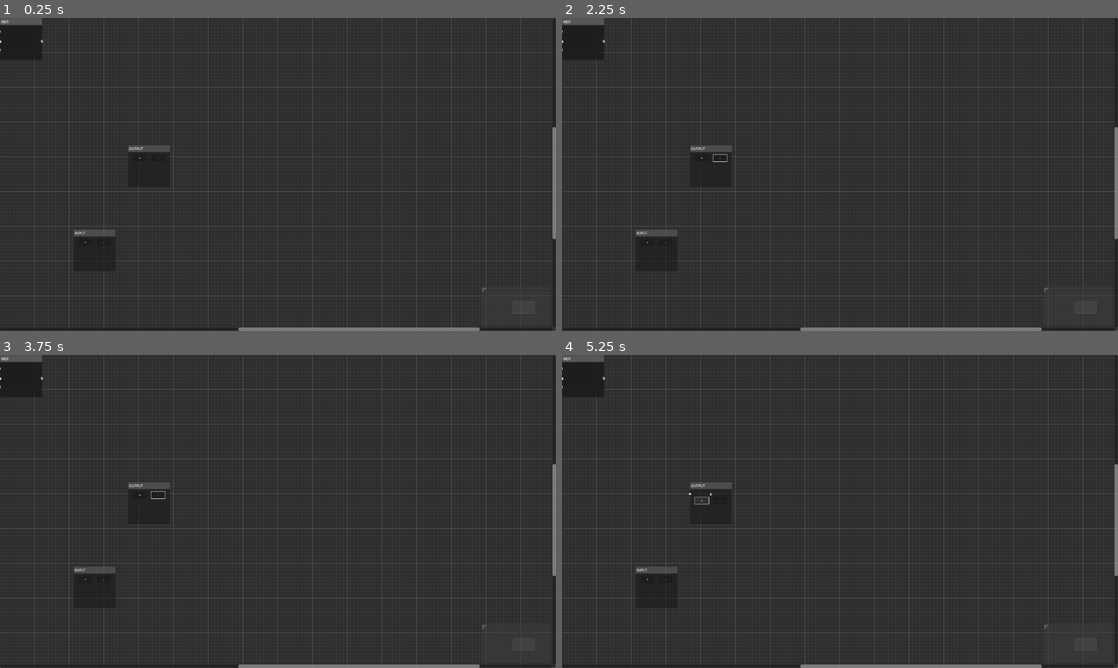
Above: before the commit, frames 1-4 (two rows, left to right).
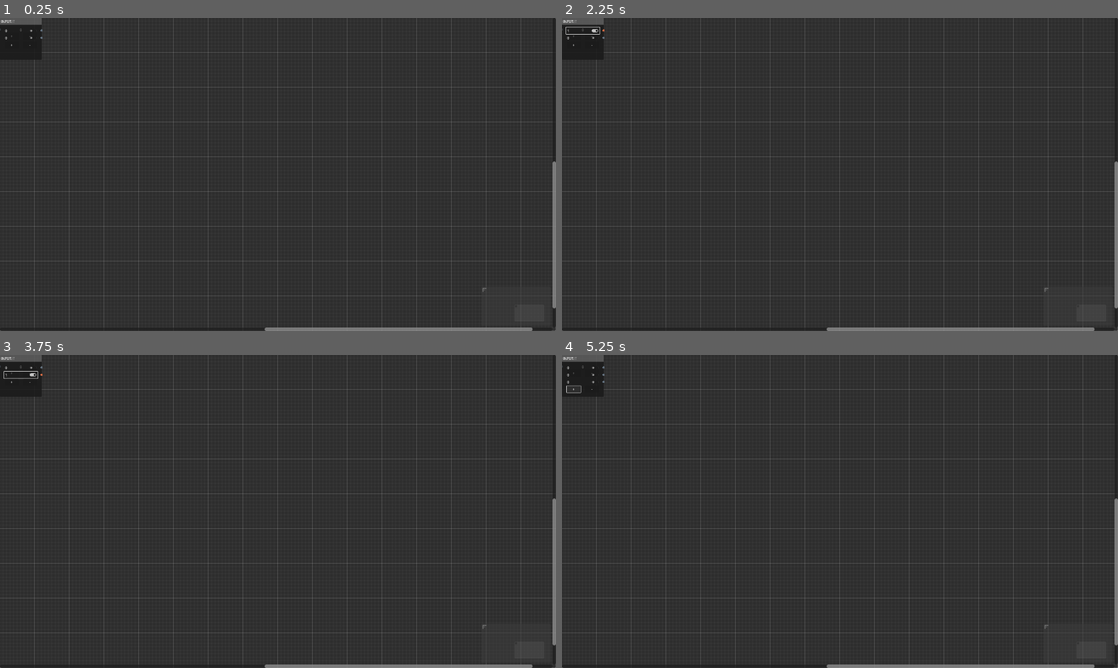
Above: after the commit, the same moments.

Repository: FanuelAnte/Circuitry-2.0
Game: Godot game, scene res://Scenes/main_game.tscn
Same seed, same stepped clock (60 frames per second), same inputs: the game is played once before the commit and once after it.
Inputs (mouse positions are in pixels of both pictures, inside the frame that each line leads up to):
- Up to frame 1 (0.25 s): no input
- Up to frame 2 (2.25 s): click "+" at 0.5 s; click "-" at 1.25 s; click (584, 30) at 2 s, where only the run after the commit has a clickable "0"
- Up to frame 3 (3.75 s): click (22, 367) at 2.75 s, where only the run after the commit has a clickable "1"; click (22, 373) at 3.5 s, where only the run after the commit has a clickable "0"
- Up to frame 4 (5.25 s): click (584, 373) at 4.25 s, where only the run after the commit has a clickable "1"; click "+" at 5 s

The runs differ from the first frame. In frame 1, 0.8% of the frame differs, in the area x 0-100%, y 0-100%; in frame 2, 0.8%; in frame 3, 0.8%; in frame 4, 0.8%.

Commit message:
Fixed Menu Behavior.

Diff:
--- a/Scenes/Components/and.tscn
+++ b/Scenes/Components/and.tscn
@@ -3,8 +3,8 @@
 [ext_resource type="Script" path="res://Scripts/and.gd" id="1_8h73s"]
 
 [node name="And" type="GraphNode"]
-offset_right = 192.0
-offset_bottom = 192.0
+offset_right = 128.0
+offset_bottom = 128.0
 title = "AND"
 slot/0/left_enabled = true
 slot/0/left_type = 0
@@ -36,13 +36,13 @@
 script = ExtResource("1_8h73s")
 
 [node name="Input1" type="Control" parent="."]
-custom_minimum_size = Vector2(0, 40)
+custom_minimum_size = Vector2(0, 22)
 layout_mode = 2
 
 [node name="Output1" type="Control" parent="."]
-custom_minimum_size = Vector2(0, 40)
+custom_minimum_size = Vector2(0, 22)
 layout_mode = 2
 
 [node name="Input2" type="Control" parent="."]
-custom_minimum_size = Vector2(0, 40)
+custom_minimum_size = Vector2(0, 22)
 layout_mode = 2
--- a/Scenes/Components/graph.tscn
+++ b/Scenes/Components/graph.tscn
@@ -1,10 +1,8 @@
-[gd_scene load_steps=6 format=3 uid="uid://pylk14ft6ib7"]
+[gd_scene load_steps=4 format=3 uid="uid://pylk14ft6ib7"]
 
 [ext_resource type="Script" path="res://Scripts/graph.gd" id="1_3p3g6"]
 [ext_resource type="PackedScene" uid="uid://tl0yee7hyi18" path="res://Scenes/Components/output.tscn" id="2_c4ouw"]
 [ext_resource type="PackedScene" uid="uid://c7epflmpri2g1" path="res://Scenes/Components/input.tscn" id="3_wj1p6"]
-[ext_resource type="PackedScene" uid="uid://t36tiamcutrm" path="res://Scenes/Components/not.tscn" id="4_6lx4f"]
-[ext_resource type="PackedScene" uid="uid://bcxasvyg8ltm4" path="res://Scenes/Components/and.tscn" id="4_cfb02"]
 
 [node name="Graph" type="GraphEdit"]
 anchors_preset = 15
@@ -29,38 +27,13 @@
 
 [node name="Output" parent="." instance=ExtResource("2_c4ouw")]
 layout_mode = 2
-offset_left = 294.5
-offset_top = 293.0
-offset_right = 486.5
-offset_bottom = 485.0
 scale = Vector2(0.5, 0.5)
 mouse_filter = 1
-position_offset = Vector2(589, 586)
 
 [node name="Input" parent="." instance=ExtResource("3_wj1p6")]
-layout_mode = 0
-offset_left = 169.5
-offset_top = 487.0
-offset_right = 361.5
-offset_bottom = 679.0
-scale = Vector2(0.5, 0.5)
-mouse_filter = 1
-position_offset = Vector2(339, 974)
-
-[node name="And" parent="." instance=ExtResource("4_cfb02")]
 layout_mode = 0
 scale = Vector2(0.5, 0.5)
 mouse_filter = 1
 
-[node name="Not" parent="." instance=ExtResource("4_6lx4f")]
-layout_mode = 2
-offset_left = 0.5
-offset_top = 0.5
-offset_right = 192.5
-offset_bottom = 192.5
-scale = Vector2(0.5, 0.5)
-mouse_filter = 1
-position_offset = Vector2(1, 1)
-
 [connection signal="connection_request" from="." to="." method="_on_connection_request"]
 [connection signal="disconnection_request" from="." to="." method="_on_disconnection_request"]
--- a/Scenes/Components/not.tscn
+++ b/Scenes/Components/not.tscn
@@ -3,8 +3,8 @@
 [ext_resource type="Script" path="res://Scripts/not.gd" id="1_8e0vh"]
 
 [node name="Not" type="GraphNode"]
-offset_right = 192.0
-offset_bottom = 192.0
+offset_right = 128.0
+offset_bottom = 128.0
 title = "NOT"
 slot/0/left_enabled = true
 slot/0/left_type = 0
@@ -18,5 +18,5 @@
 script = ExtResource("1_8e0vh")
 
 [node name="Output1" type="Control" parent="."]
-custom_minimum_size = Vector2(0, 128)
+custom_minimum_size = Vector2(0, 66)
 layout_mode = 2
--- a/Scenes/floating_menu.tscn
+++ b/Scenes/floating_menu.tscn
@@ -28,7 +28,7 @@
 
 [node name="GatesLabel" type="Label" parent="VBox"]
 layout_mode = 2
-text = "GATES"
+text = "Gates"
 horizontal_alignment = 1
 
 [node name="HBox" type="HBoxContainer" parent="VBox"]
@@ -37,11 +37,16 @@
 alignment = 1
 
 [node name="ANDBtn" type="Button" parent="VBox/HBox"]
+custom_minimum_size = Vector2(50, 0)
+layout_mode = 2
+text = "And"
+
+[node name="NOTBtn" type="Button" parent="VBox/HBox"]
 custom_minimum_size = Vector2(60, 0)
 layout_mode = 2
-text = "AND"
+text = "Not"
 
-[node name="NOBtn" type="Button" parent="VBox/HBox"]
-custom_minimum_size = Vector2(60, 0)
-layout_mode = 2
-text = "NOT"
+[connection signal="button_down" from="VBox/HBox/ANDBtn" to="." method="_on_and_btn_button_down"]
+[connection signal="button_up" from="VBox/HBox/ANDBtn" to="." method="_on_and_btn_button_up"]
+[connection signal="button_down" from="VBox/HBox/NOTBtn" to="." method="_on_not_btn_button_down"]
+[connection signal="button_up" from="VBox/HBox/NOTBtn" to="." method="_on_not_btn_button_up"]
--- a/Scripts/and.gd
+++ b/Scripts/and.gd
@@ -2,12 +2,20 @@
 
 var input_values: Array = [0, 0]
 var output_values: Array = [0]
+
+var is_being_dragged: bool = true
+
+var graph_edit: GraphEdit
 
 func _ready() -> void:
 	pass
 
 func _process(delta: float) -> void:
 	execute()
+	if is_being_dragged:
+		self.position_offset = (get_viewport().get_mouse_position() + graph_edit.scroll_offset) / graph_edit.zoom
+
+
 	for i in range(output_values.size()):
 		if output_values[i] == 1:
 			set_slot_color_right(1, Color(Globals.line_colors["active"]))
--- a/Scripts/floating_menu.gd
+++ b/Scripts/floating_menu.gd
@@ -1,12 +1,39 @@
 extends Control
 
+const AND = preload("res://Scenes/Components/and.tscn")
+const NOT = preload("res://Scenes/Components/not.tscn")
+
+var graph_edit: GraphEdit
+
+var added_node: Node
 
 func _ready() -> void:
-	pass
+	graph_edit = get_parent().get_child(0)
 
 func _process(delta: float) -> void:
 	pass
 
+func add_gate(scene_path: PackedScene) -> void:
+	added_node = scene_path.instantiate()
+	added_node.graph_edit = graph_edit
+	graph_edit.add_child(added_node)
+
 func _modulate_menu(alpha: float) -> void:
 	var mod_tween: Tween = create_tween().set_trans(Tween.TRANS_QUINT).set_ease(Tween.EASE_OUT)
 	mod_tween.tween_property(self, "modulate", Color(1, 1, 1, alpha), 0.5)
+
+func _on_and_btn_button_down() -> void:
+	_modulate_menu(0.5)
+	add_gate(AND)
+
+func _on_and_btn_button_up() -> void:
+	_modulate_menu(1)
+	added_node.is_being_dragged = false
+
+func _on_not_btn_button_down() -> void:
+	_modulate_menu(0.5)
+	add_gate(NOT)
+
+func _on_not_btn_button_up() -> void:
+	_modulate_menu(1)
+	added_node.is_being_dragged = false
--- a/Scripts/globals.gd
+++ b/Scripts/globals.gd
@@ -1,6 +1,6 @@
 extends Node
 
-var line_colors: Dictionary = {"active" : Color.SKY_BLUE, "inactive" : Color.CORNSILK}
+var line_colors: Dictionary = {"active" : Color.CORAL, "inactive" : Color.LIGHT_SLATE_GRAY}
 
 func _ready() -> void:
 	pass
--- a/Scripts/graph.gd
+++ b/Scripts/graph.gd
@@ -7,7 +7,6 @@
 
 func _process(delta: float) -> void:
 	update_connections()
-	#print(connection_list)
 
 func update_connections() -> void:
 	var connections: Array = self.get_connection_list()
--- a/Scripts/input.gd
+++ b/Scripts/input.gd
@@ -6,7 +6,8 @@
 var output_values: Array = []
 
 func _ready() -> void:
-	pass
+	_on_add_btn_pressed()
+	_on_add_btn_pressed()
 
 func _process(delta: float) -> void:
 	for i in range(output_values.size()):
--- a/Scripts/not.gd
+++ b/Scripts/not.gd
@@ -2,12 +2,20 @@
 
 var input_values: Array = [0]
 var output_values: Array = [0]
+
+var is_being_dragged: bool = true
+
+var graph_edit: GraphEdit
 
 func _ready() -> void:
 	pass
 
 func _process(delta: float) -> void:
 	execute()
+	if is_being_dragged:
+		self.position_offset = (get_viewport().get_mouse_position() + graph_edit.scroll_offset) / graph_edit.zoom
+		print("positon offset: " + str(position_offset))
+
 	for i in range(output_values.size()):
 		if output_values[i] == 1:
 			set_slot_color_right(0, Color(Globals.line_colors["active"]))
--- a/Scripts/output.gd
+++ b/Scripts/output.gd
@@ -6,7 +6,7 @@
 var input_values: Array = []
 
 func _ready() -> void:
-	pass
+	_on_add_btn_pressed()
 
 func _process(delta: float) -> void:
 	execute()
